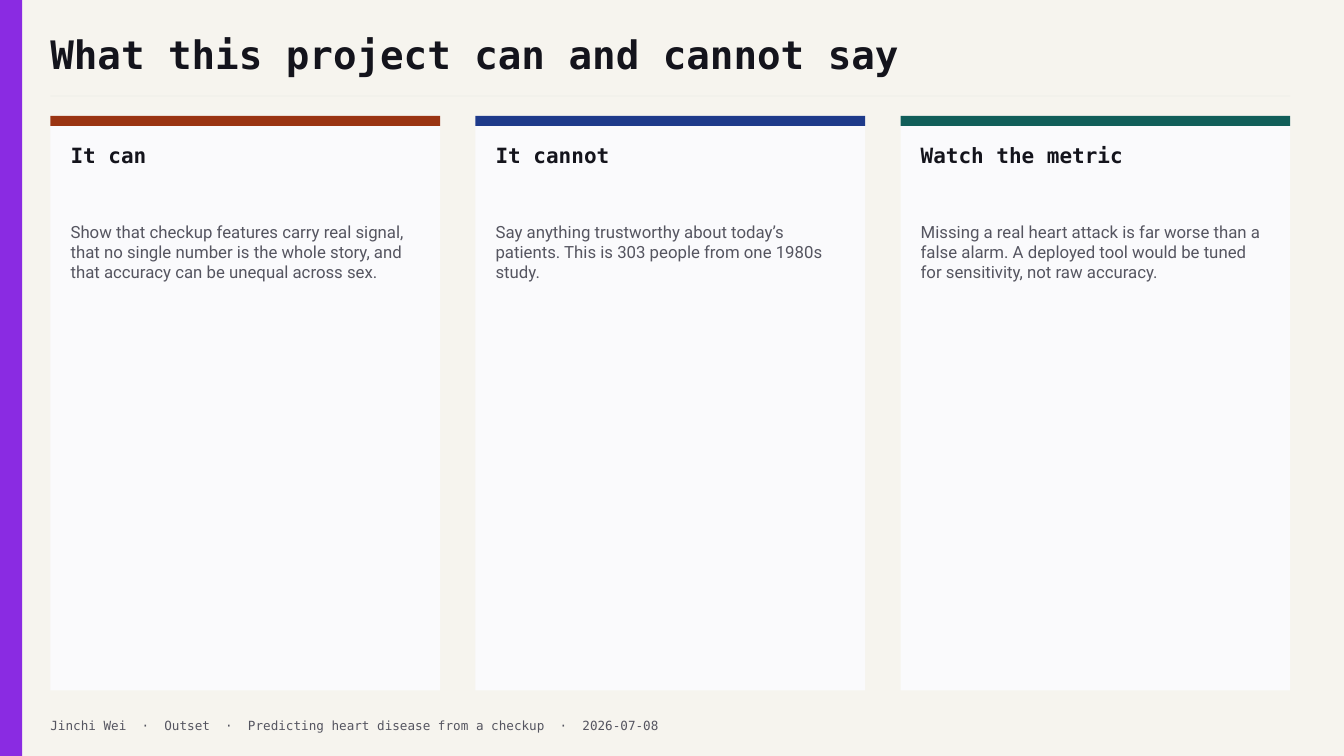
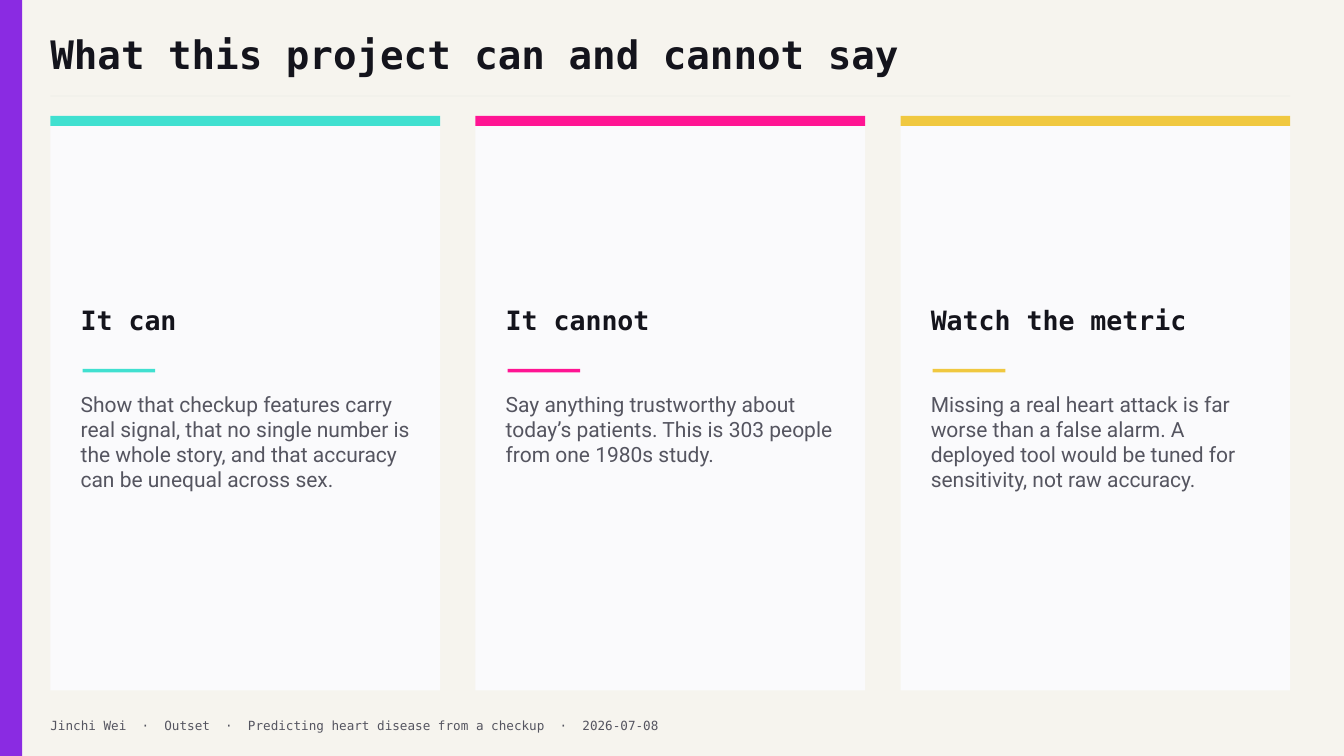
Before and after one commit to jinchiwei/outset-ai-healthcare, a slide deck: slide 14 of solutions/g5_heart/slides/g5_heart.pptx. Drawn at 1344x756 pixels with LibreOffice and Linux fonts; fonts in the diff are those of the drawing. Boxes give left, top, right and bottom in pixels: in the first picture for what was removed or moved away, otherwise in the second. Text is boxed around its words. In the diff, an @@ line names an element or a change of style, - is before the commit and + after.

```diff
--- a/solutions/g5_heart/slides/g5_heart.pptx
+++ b/solutions/g5_heart/slides/g5_heart.pptx
@@ rectangle at bbox=[50, 116, 441, 126]: fill #9A3412 to #40E0D0 @@
@@ rectangle at bbox=[476, 116, 866, 126]: fill #1E3A8A to #FF1493 @@
@@ rectangle at bbox=[900, 116, 1291, 126]: fill #115E59 to #F0C840 @@
@@ text "It can": place and size @@
-text "It can" at bbox=[71, 147, 146, 164]
+text "It can" at bbox=[81, 310, 177, 331]
@@ text "It cannot": place and size @@
-text "It cannot" at bbox=[496, 147, 609, 164]
+text "It cannot" at bbox=[506, 310, 650, 331]
@@ size 15 to 19 pt in 3 elements at bbox=[81, 310, 177, 331], bbox=[506, 310, 650, 331], bbox=[931, 309, 1186, 331] @@
@@ text "Watch the metric": place and size @@
-text "Watch the metric" at bbox=[921, 146, 1123, 164]
+text "Watch the metric" at bbox=[931, 309, 1186, 331]
@@ rectangle added at bbox=[83, 369, 155, 373], fill #40E0D0 @@
@@ rectangle added at bbox=[508, 369, 581, 373], fill #FF1493 @@
@@ rectangle added at bbox=[933, 369, 1005, 373], fill #F0C840 @@
@@ text "Show that checkup features carry ...": place and size @@
-text "Show that checkup features carry ..." at bbox=[71, 225, 404, 282]
+text "Show that checkup features carry ..." at bbox=[81, 396, 410, 492]
@@ text "Say anything trustworthy about today’s ...": place and size @@
-text "Say anything trustworthy about today’s ..." at bbox=[496, 225, 822, 282]
+text "Say anything trustworthy about today’s ..." at bbox=[506, 396, 832, 467]
@@ size 12 to 15 pt in 3 elements at bbox=[81, 396, 410, 492], bbox=[506, 396, 832, 467], bbox=[931, 396, 1235, 492] @@
@@ text "Missing a real heart attack ...": place and size @@
-text "Missing a real heart attack ..." at bbox=[921, 225, 1260, 282]
+text "Missing a real heart attack ..." at bbox=[931, 396, 1235, 492]
```
Also in this commit, not shown: 9 other slides changed, 3 other files.
